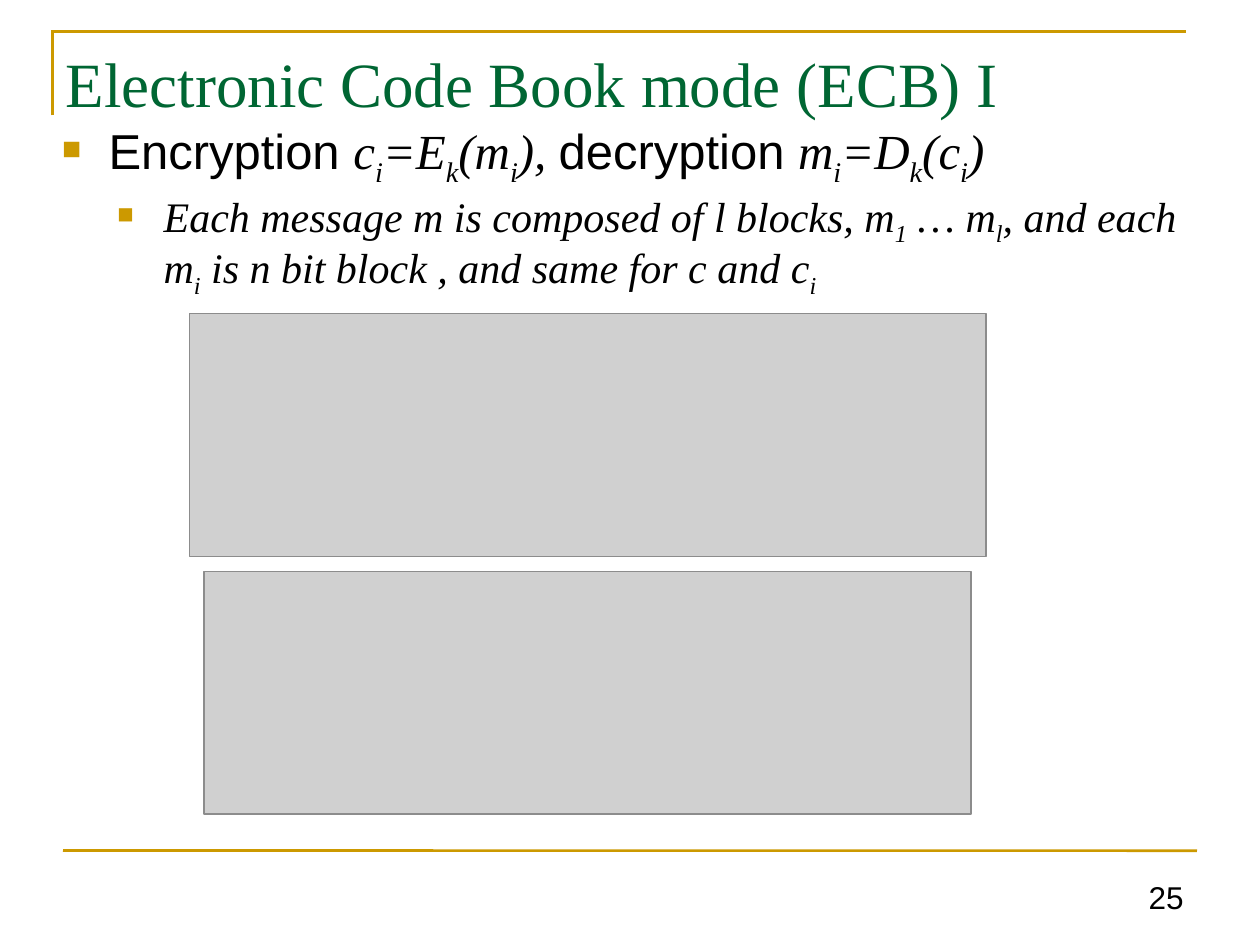
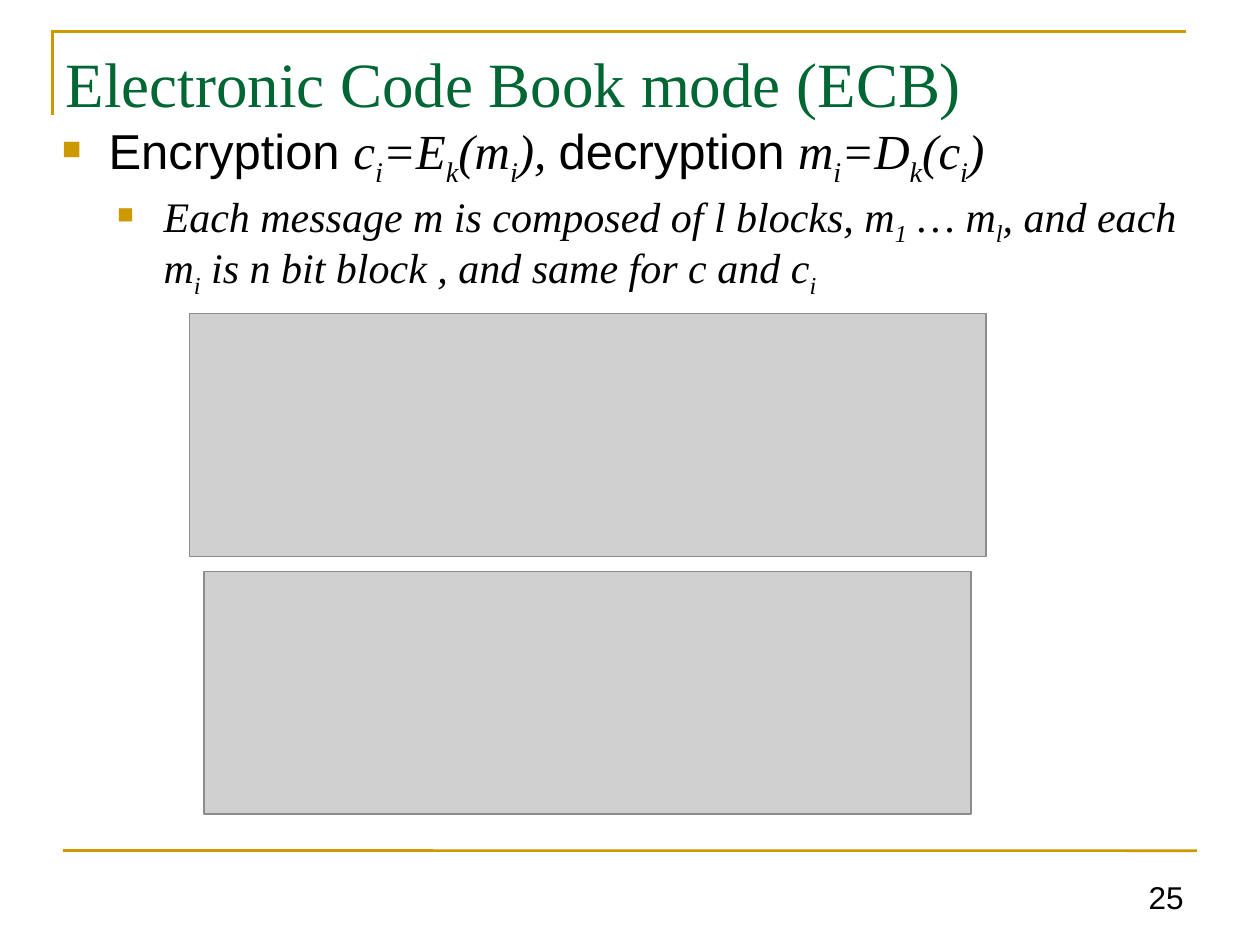
Before and after one commit to GhadaAlmashaqbeh/GhadaAlmashaqbeh.github.io, a slide deck: slide 25 of courses/cse3400-f2026/lecture4.pptx. Drawn at 1260x945 pixels with LibreOffice and Linux fonts; fonts in the diff are those of the drawing; grey boxes stand for pictures. Boxes give left, top, right and bottom in pixels: in the first picture for what was removed or moved away, otherwise in the second. Text is boxed around its words. In the diff, an @@ line names an element or a change of style, - is before the commit and + after.

```diff
--- a/courses/cse3400-f2026/lecture4.pptx
+++ b/courses/cse3400-f2026/lecture4.pptx
@@ title at <box>66,63,961,120</box>: text changed @@
-Electronic Code Book mode (ECB) I
+Electronic Code Book mode (ECB)
```
Also in this commit, not shown: 14 other slides changed, 4 other files.
